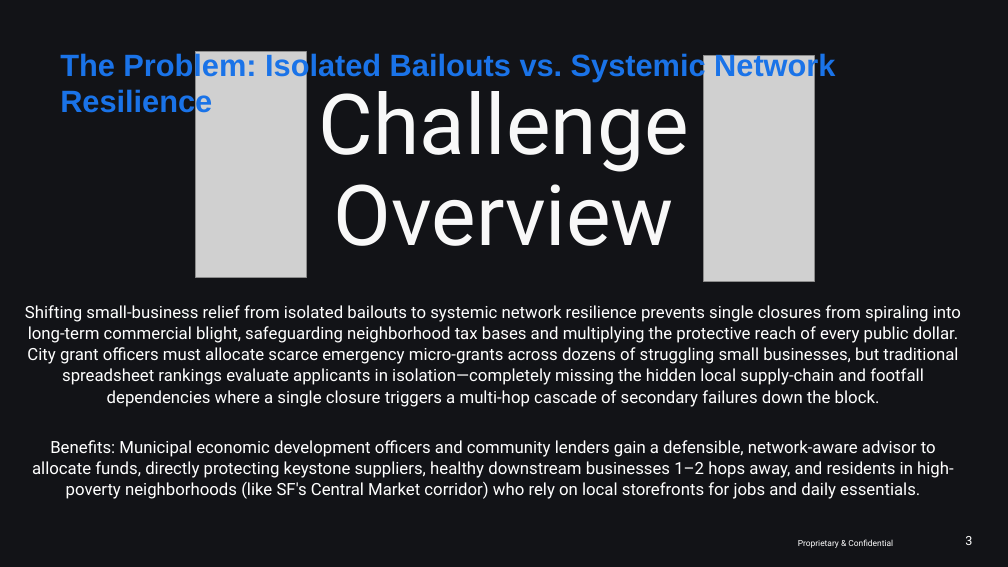
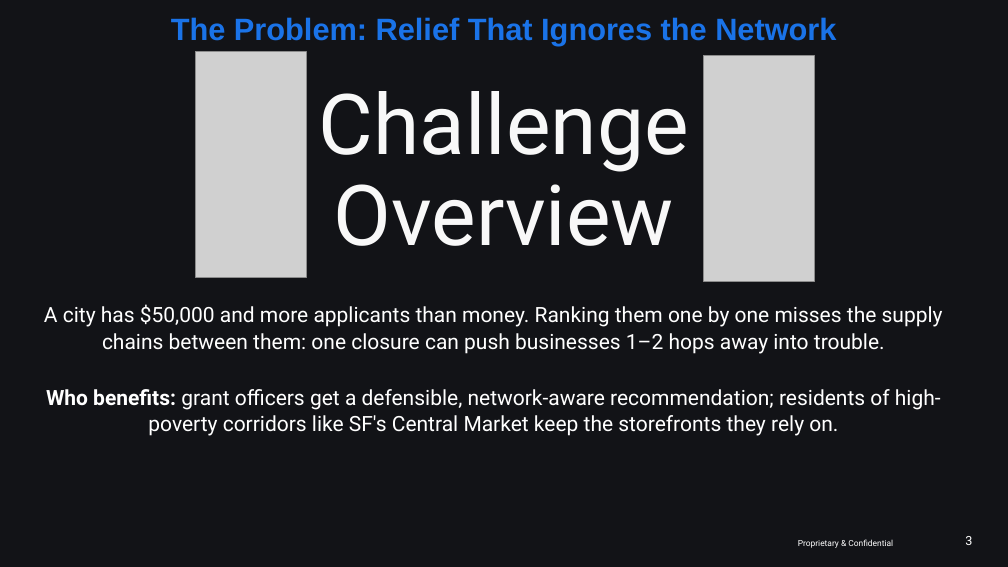
Before and after one commit to michael-shl/google-hackathon-trt3, a slide deck: slide 3 of presentation/grant_advisor_pitch_deck.pptx. Drawn at 1008x567 pixels with LibreOffice and Linux fonts; fonts in the diff are those of the drawing; grey boxes stand for pictures; background and template pictures are left out. Boxes give left, top, right and bottom in pixels: in the first picture for what was removed or moved away, otherwise in the second. Text is boxed around its words. In the diff, an @@ line names an element or a change of style, - is before the commit and + after.

```diff
--- a/presentation/grant_advisor_pitch_deck.pptx
+++ b/presentation/grant_advisor_pitch_deck.pptx
@@ text at [171, 17, 836, 46]: text changed @@
-The Problem: Isolated Bailouts vs. Systemic Network Resilience
+The Problem: Relief That Ignores the Network
@@ text at [44, 304, 943, 436]: text changed; size 12 to 15 pt @@
-Shifting small-business relief from isolated bailouts to systemic network resilience prevents single closures from spiraling into long-term commercial blight, safeguarding neighborhood tax bases and multiplying the protective reach of every public dollar. City grant officers must allocate scarce emergency micro-grants across dozens of struggling small businesses, but traditional spreadsheet rankings evaluate applicants in isolation—completely missing the hidden local supply-chain and footfall dependencies where a single closure triggers a multi-hop cascade of secondary failures down the block.
-Benefits: Municipal economic development officers and community lenders gain a defensible, network-aware advisor to allocate funds, directly protecting keystone suppliers, healthy downstream businesses 1–2 hops away, and residents in high-poverty neighborhoods (like SF's Central Market corridor) who rely on local storefronts for jobs and daily essentials.
+A city has $50,000 and more applicants than money. Ranking them one by one misses the supply chains between them: one closure can push businesses 1–2 hops away into trouble.
+Who benefits: grant officers get a defensible, network-aware recommendation; residents of high-poverty corridors like SF's Central Market keep the storefronts they rely on.
```
Also in this commit, not shown: 3 other slides changed, 1 other file.
